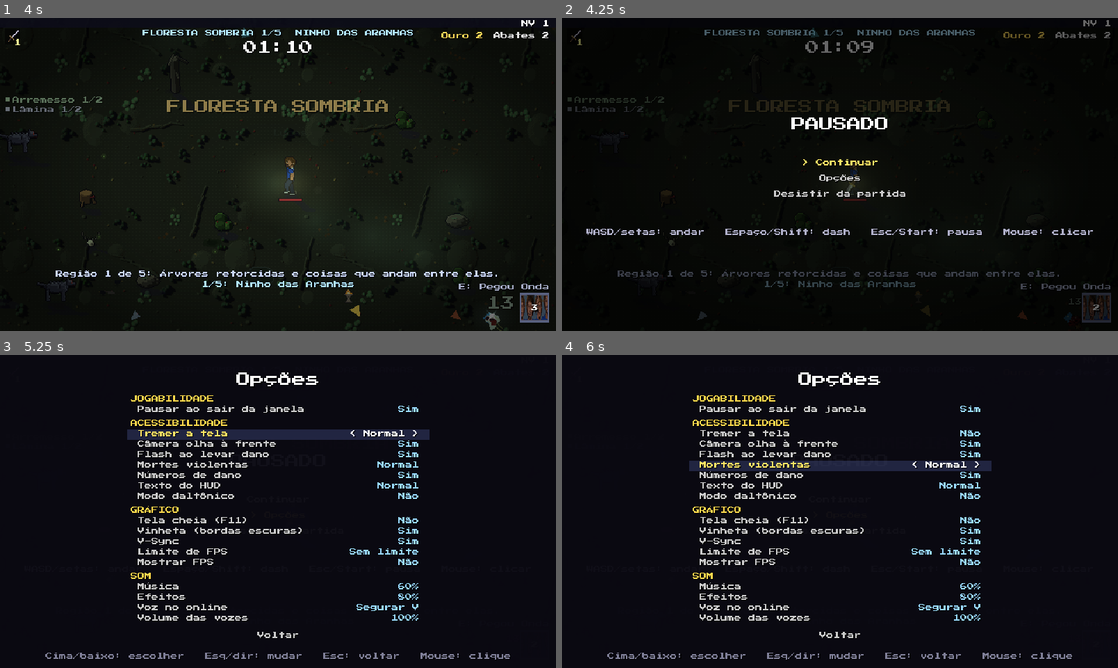
Above: before the commit, frames 1-4 (two rows, left to right).
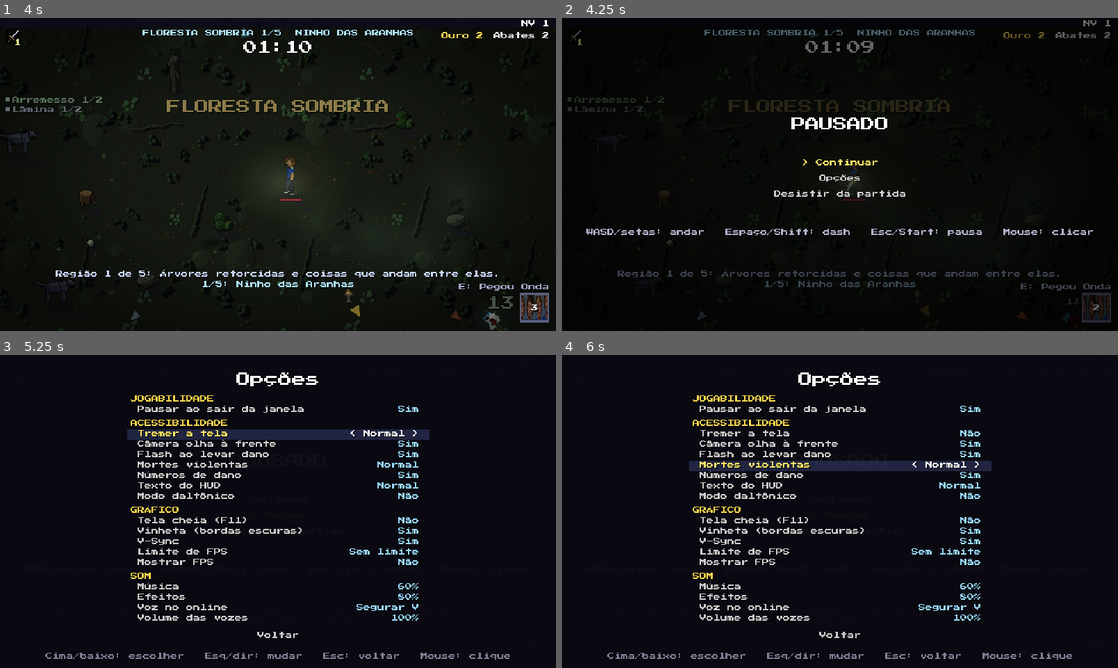
Above: after the commit, the same moments.

Repository: brenoalmeidatec/KIKIU-Survival
Game: Godot game, scene res://main.tscn
Two runs of this game, one before a commit and one after it. Both use one fixed random seed, a clock stepped at 60 frames per second and the inputs below.
Inputs (mouse positions are in pixels of both pictures, inside the frame that each line leads up to):
- Up to frame 1 (4 s): tap Enter (confirmar) at 0.5, 2 s; move the mouse to (400, 158) at 0.52 s; hold D (direita) 0.53-1.25 s; hold Enter (confirmar) 0.53-1.25 s; click (400, 158) at 0.67 s; tap X (pular) at 0.77, 1.07, 3.77 s; tap Space (dash) at 0.8 s; drag from (166, 190) to (250, 237) at 1.27 s; move the mouse to (333, 105) at 2.02 s; hold D (direita) 2.03-2.75 s; hold V (falar) 2.03-2.75 s; tap E (especial) at 2.1 s; drag from (250, 237) to (111, 127) at 2.77 s; move the mouse to (444, 221) at 3.52 s; hold A (esquerda) from 3.53 s (still down); tap R (resortear) at 3.6 s; tap Q (transformar) at 3.8 s
- Up to frame 2 (4.25 s): keep holding A (esquerda); tap X (pular) at 4.07 s; tap Escape (voltar) at 4.15 s
- Up to frame 3 (5.25 s): release A (esquerda) at 4.25 s; drag from (111, 464) to (194, 433) at 4.27 s; tap Enter (confirmar) at 5 s; move the mouse to (305, 511) at 5.02 s; hold S (baixo) from 5.03 s (still down); hold Enter (confirmar) from 5.03 s (still down); tap X (pular) at 5.1 s; click (305, 511) at 5.17 s
- Up to frame 4 (6 s): release S (baixo) at 5.75 s; release Enter (confirmar) at 5.75 s; drag from (756, 433) to (728, 527) at 5.77 s

Frame 1 is identical in both runs. In frame 2, 0.1% of the frame differs, in the area x 8-94%, y 3-98%; in frame 3, less than 0.1%; in frame 4, less than 0.1%.

Commit message:
Esc/Start pausa no HUD (não abre junto com loja/chat) + teste de pausa
Co-Authored-By: Claude Sonnet 5.5 <noreply@anthropic.com>

Diff:
--- a/jogos/hordas/projeto/scripts/hordas/arena.gd
+++ b/jogos/hordas/projeto/scripts/hordas/arena.gd
@@ -382,8 +382,6 @@
 	var foco: Vector2 = duelo.centro if duelo_ativo and not duelo.lut_jogador.vivo else jogador.centro() + _olhar
 	camera.position = finalizacao.camera(entradas.camera(foco))   # a entrada do chefe leva a câmera até ele e traz de volta; a finalização aproxima
 	camera.offset = Vector2(randf_range(-1, 1), randf_range(-1, 1)) * _tremor
-	if Input.is_action_just_pressed("voltar") and not cartas.aberto() and not hud._pausado:
-		hud.pausar()
 
 
 # ---------- chamados pelos outros ----------
--- a/jogos/hordas/projeto/scripts/hordas/hud.gd
+++ b/jogos/hordas/projeto/scripts/hordas/hud.gd
@@ -143,6 +143,13 @@
 		_retomar()
 	elif Input.is_action_just_pressed("confirmar"):
 		_pausa_confirmar()
+
+
+## Esc/Start abre a pausa. Só chega aqui o Esc que ninguém consumiu: o que fecha o chat, a loja, o mapa ou o resultado não abre a pausa junto.
+func _unhandled_input(e: InputEvent) -> void:
+	if arena and e.is_action_pressed("voltar") and not e.is_echo() and not _pausado and not arena.acabou and not arena.cartas.aberto():
+		get_viewport().set_input_as_handled()
+		pausar()
 
 
 func _input(e: InputEvent) -> void:
--- /dev/null
+++ b/jogos/hordas/projeto/testes/pausa.gd
@@ -0,0 +1,73 @@
+extends Node
+# Teste automático: Esc abre o menu de pausa. Sozinho congela o jogo; Esc de novo (ou Continuar) retoma;
+# o Esc que fecha a loja não abre a pausa junto; no online o menu abre mas o jogo NÃO para (os outros seguem).
+# Roda: godot --headless --path jogos/hordas/projeto res://testes/pausa.tscn  (imprime "PAUSA falhas=0")
+const Arena := preload("res://scripts/hordas/arena.gd")
+var falhas := 0
+
+func ok(cond: bool, msg: String) -> void:
+	if not cond:
+		falhas += 1
+		print("FALHOU: ", msg)
+
+func esperar(s: float) -> void:
+	await get_tree().create_timer(s, true, false, true).timeout
+
+func tecla(pressionada: bool) -> void:
+	var e := InputEventAction.new()
+	e.action = "voltar"
+	e.pressed = pressionada
+	Input.parse_input_event(e)
+
+func esc() -> void:
+	tecla(true)
+	await esperar(0.1)
+	tecla(false)
+	await esperar(0.1)
+
+func _ready() -> void:
+	for acao in ["cima", "baixo", "esquerda", "direita", "dash", "especial", "transformar", "voltar", "confirmar", "falar"]:
+		if not InputMap.has_action(acao):
+			InputMap.add_action(acao)
+	# --- sozinho ---
+	var a := Arena.new()
+	a.heroi_id = "hazaki"
+	add_child(a)
+	await esperar(1.6)
+	ok(not a.hud._pausado and not get_tree().paused, "começa sem pausa")
+	await esc()
+	ok(a.hud._pausado, "solo: Esc abre o menu")
+	ok(get_tree().paused, "solo: Esc pausa a árvore")
+	var m0: Vector2 = a.jogador.position
+	await esperar(0.5)
+	ok(a.jogador.position == m0, "solo: o herói fica parado na pausa")
+	await esc()
+	ok(not a.hud._pausado and not get_tree().paused, "solo: Esc de novo retoma")
+	a.hud.pausar()
+	await esperar(0.1)
+	a.hud._op_pausa = 0
+	a.hud._pausa_confirmar()
+	ok(not a.hud._pausado and not get_tree().paused, "solo: Continuar retoma")
+	a.loja.abrir([a._carta("arma", "katana", 1)])
+	await esperar(0.5)
+	ok(a.loja.aberto(), "loja abriu")
+	await esc()
+	ok(not a.loja.aberto() and not a.hud._pausado, "solo: Esc fecha a loja e NÃO abre a pausa junto")
+	ok(not get_tree().paused, "solo: depois da loja o jogo segue")
+	a.queue_free()
+	await esperar(0.2)
+	# --- online ---
+	var b := Arena.new()
+	b.heroi_id = "hazaki"
+	b.eh_online = true
+	add_child(b)
+	await esperar(1.6)
+	await esc()
+	ok(b.hud._pausado, "online: Esc abre o menu")
+	ok(not get_tree().paused, "online: o jogo NÃO pausa")
+	await esc()
+	ok(not b.hud._pausado, "online: Esc fecha o menu")
+	b.queue_free()
+	await esperar(0.1)
+	print("PAUSA falhas=%d" % falhas)
+	get_tree().quit()
--- /dev/null
+++ b/jogos/hordas/projeto/testes/pausa.tscn
@@ -0,0 +1,6 @@
+[gd_scene load_steps=2 format=3]
+
+[ext_resource type="Script" path="res://testes/pausa.gd" id="1"]
+
+[node name="TestePausa" type="Node"]
+script = ExtResource("1")
Not shown, added: jogos/hordas/projeto/testes/pausa.gd.uid
Not shown, changed: LOGBOOK.md
